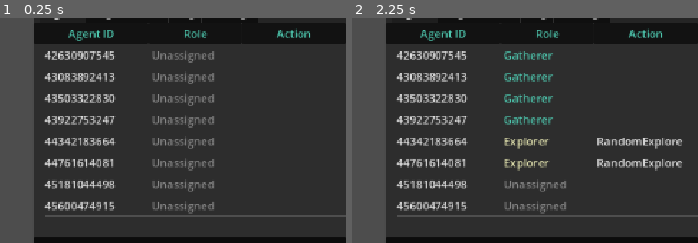
Above: before the commit, frames 1-2 (left to right).
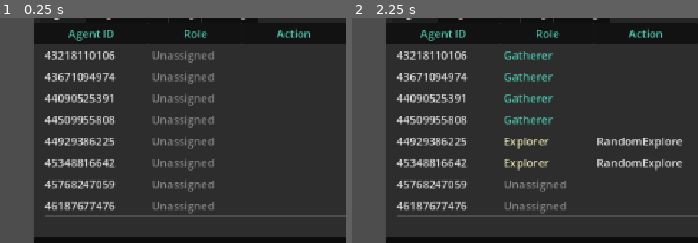
Above: after the commit, the same moments.

Repository: DoctorTangerina/colony-sim
Game: Godot game, scene res://Main.tscn
Two runs of this game, one before a commit and one after it. Both use one fixed random seed, a clock stepped at 60 frames per second and the inputs below.
Inputs:
- Up to frame 1 (0.25 s): no input
- Up to frame 2 (2.25 s): tap Enter at 0.5, 2 s; tap Space at 1.25 s
The pictures show only the part of the screen within x 50-100%, y 4-54%; the shares and areas given below are measured in that part.

The runs differ from the first frame. In frame 1, 2.6% of the frame differs, in the area x 14-34%, y 14-86%; in frame 2, 2.6%.

Commit message:
feat: harden role-config and WorldState-key semantics (Ticket 1)
Closes the empty-allowedGoals landmine: an empty list now means "no
role-specific extras beyond Universal Capabilities" instead of
accidentally falling back to unrestricted, and deletes the hardcoded
Unassigned name-check in goal_selector.gd it was masking. WorldState's
satisfies()/merge()/set_field() now push_error on any precondition or
effect key outside the documented schema instead of silently no-oping.
Adds the (currently empty) Universal Capability registration point for
later tickets to populate.

Co-Authored-By: Claude Sonnet 5 <noreply@anthropic.com>

Diff:
--- a/agents/WorldState.gd
+++ b/agents/WorldState.gd
@@ -3,8 +3,9 @@
 
 ## World-state schema. This is the full set of flags a goal/action
 ## precondition or effect (configs/goals, configs/actions) may reference -
-## satisfies() and merge() silently ignore any key not listed here, so an
-## undocumented flag in a config file is a silent no-op, not an error.
+## satisfies(), merge(), and set_field() fail loudly (push_error) on any key
+## not listed here, so an undocumented flag in a config file breaks
+## immediately in testing instead of manifesting as a silent no-op.
 ##
 ## - at_nest (bool): agent is within nest interaction range.
 ## - has_food (bool): agent's held item is "Food".
@@ -68,7 +69,10 @@
 
 func satisfies(preconditions: Dictionary) -> bool:
 	for key in preconditions:
-		if key not in get_field_keys() or get_field(key) != preconditions[key]:
+		if key not in get_field_keys():
+			_fail_unrecognized_key(key)
+			return false
+		if get_field(key) != preconditions[key]:
 			return false
 	return true
 
@@ -76,9 +80,21 @@
 func merge(effects: Dictionary) -> WorldState:
 	var new_state := clone()
 	for key in effects:
-		if key in new_state.get_field_keys():
-			new_state.set_field(key, effects[key])
+		if key not in new_state.get_field_keys():
+			_fail_unrecognized_key(key)
+			continue
+		new_state.set_field(key, effects[key])
 	return new_state
+
+
+## A precondition/effect key outside get_field_keys()'s schema is a config
+## bug (a typo, or a field a later ticket forgot to add here) - loud so it
+## breaks in testing instead of surfacing as a mysteriously-permanent Action
+## Failure (see docs/adr/0008). push_error only, no assert(): assert() halts
+## the process waiting for a debugger even headless, with no attached
+## debugger to resume it - a hang, not a fail-fast, in a CI/test context.
+func _fail_unrecognized_key(key: String) -> void:
+	push_error("WorldState: unrecognized key '%s' - not in the documented schema (get_field_keys())" % key)
 
 
 # Resource.duplicate() only copies properties with PROPERTY_USAGE_STORAGE;
@@ -142,3 +158,4 @@
 		"known_food_position": known_food_position = value
 		"known_wood_position": known_wood_position = value
 		"has_unreported_discovery": has_unreported_discovery = value
+		_: _fail_unrecognized_key(key)
--- a/agents/goal_selector.gd
+++ b/agents/goal_selector.gd
@@ -48,18 +48,15 @@
 
 	var result: Array[Dictionary] = []
 	for goal in _goals:
-		if not allowed_goals.is_empty():
-			if not goal["name"] in allowed_goals:
-				continue
-		elif _role_component and _role_component.has_method("get_role_name"):
-			if _role_component.get_role_name() == "Unassigned":
-				continue
+		var goal_name: String = goal["name"]
+		if not UniversalCapabilities.is_universal_goal(goal_name) and not goal_name in allowed_goals:
+			continue
 		var preconds: Dictionary = goal.get("preconditions", {})
 		if GoapUtils.state_satisfies(world_state, preconds):
 			var allowed_actions: Array = []
 			if _role_component and _role_component.has_method("get_allowed_actions"):
 				allowed_actions = _role_component.get_allowed_actions()
-			var plan = _planner.create_plan(goal["name"], world_state, allowed_actions)
+			var plan = _planner.create_plan(goal_name, world_state, allowed_actions)
 			if not plan.is_empty():
 				result.append(goal)
 	return result
--- /dev/null
+++ b/agents/planner/universal_capabilities.gd
@@ -0,0 +1,17 @@
+class_name UniversalCapabilities
+extends Node
+
+## Registration point for goals/actions available to every role automatically,
+## bypassing allowedGoals/allowedActions entirely (CONTEXT.md: Universal
+## Capability; ADR 8). Empty until a later ticket registers GoTo, Idle, and
+## ReportDiscovery here - nothing is universal yet.
+const GOALS: Array = []
+const ACTIONS: Array = []
+
+
+static func is_universal_goal(goal_name: String) -> bool:
+	return goal_name in GOALS
+
+
+static func is_universal_action(action_name: String) -> bool:
+	return action_name in ACTIONS
--- a/tests/test_goap_t1.gd
+++ b/tests/test_goap_t1.gd
@@ -183,9 +183,6 @@
 
 func _make_role_component(allowed_goals: Array, allowed_actions: Array, priority_modifiers: Dictionary) -> Node:
 	var rc := Node.new()
-	rc.set("allowed_goals", allowed_goals)
-	rc.set("allowed_actions", allowed_actions)
-	rc.set("priority_modifiers", priority_modifiers)
 
 	var script := GDScript.new()
 	script.source_code = """extends Node
@@ -205,5 +202,15 @@
 """
 	script.reload()
 	rc.set_script(script)
+
+	# Must run after set_script(): Object.set() on a plain Node with no
+	# matching property (script not attached yet) is a silent no-op, not a
+	# deferred assignment - these would otherwise be dropped and every
+	# stub role component would report empty allowed_goals/allowed_actions
+	# regardless of what's passed in here.
+	rc.set("allowed_goals", allowed_goals)
+	rc.set("allowed_actions", allowed_actions)
+	rc.set("priority_modifiers", priority_modifiers)
+
 	add_child(rc)
 	return rc
--- /dev/null
+++ b/tests/test_goap_t23_role_config_worldstate_hardening.gd
@@ -0,0 +1,166 @@
+extends Node
+
+var planner = null
+var goal_selector = null
+var tests_passed: int = 0
+var tests_failed: int = 0
+
+var WorldState = preload("res://agents/WorldState.gd")
+
+
+func _ready() -> void:
+	var PlannerScript = preload("res://agents/planner/goap_planner.gd")
+	var GoalSelectorScript = preload("res://agents/goal_selector.gd")
+
+	planner = PlannerScript.new()
+	planner.name = "GOAPPlanner"
+	add_child(planner)
+
+	goal_selector = GoalSelectorScript.new()
+	goal_selector.name = "GOAPGoalSelector"
+	add_child(goal_selector)
+	goal_selector.initialize(planner)
+
+	print("=== GOAP T23 Test Harness (Role-Config and WorldState Hardening) ===")
+	print("")
+
+	_test_empty_allowed_lists_select_no_goal()
+	_test_non_empty_allowed_goals_unaffected()
+	_test_satisfies_rejects_unrecognized_key()
+	_test_merge_drops_unrecognized_key_but_keeps_known_ones()
+	_test_set_field_rejects_unrecognized_key()
+	_test_stub_goal_with_unrecognized_key_never_yields_a_plan()
+
+	print("")
+	print("=== Results: %d passed, %d failed ===" % [tests_passed, tests_failed])
+	get_tree().quit(0 if tests_failed == 0 else 1)
+
+
+func _assert(condition: bool, test_name: String) -> void:
+	if condition:
+		tests_passed += 1
+		print("  PASS: %s" % test_name)
+	else:
+		tests_failed += 1
+		print("  FAIL: %s" % test_name)
+
+
+## Unassigned-shaped role: allowedGoals=[] and allowedActions=[]. Before this
+## ticket, an empty list fell back to "unrestricted" (guarded only by a
+## hardcoded role-name check) - now empty means nothing beyond the (currently
+## empty) Universal Capability set, with no name-based special case at all.
+func _test_empty_allowed_lists_select_no_goal() -> void:
+	print("[Test] Empty allowedGoals/allowedActions selects no goal, for any role name")
+	var role_component := _make_role_component("NotUnassigned", [], [], {})
+	goal_selector.set_role_component(role_component)
+
+	# World state satisfies Eat, Rest, and DepositResource's preconditions -
+	# if the empty list were still treated as unrestricted, one of these
+	# would be selected.
+	var world := WorldState.build("Food", 20.0, 80.0, true, false, false)
+	var goal = goal_selector.select_goal(world)
+	_assert(goal.is_empty(), "select_goal() returns {} when allowedGoals is empty (got: %s)" % [goal])
+
+	var available = goal_selector.get_available_goals(world)
+	_assert(available.is_empty(), "get_available_goals() returns [] when allowedGoals is empty (got: %s)" % [available])
+
+	goal_selector.set_role_component(null)
+
+
+## Confirms the fix didn't change behavior for a role with a real,
+## non-empty allowedGoals list - only goals in that list are ever selected.
+func _test_non_empty_allowed_goals_unaffected() -> void:
+	print("[Test] Non-empty allowedGoals still selects only listed goals")
+	var role_component := _make_role_component("Gatherer", ["Eat", "Rest"], ["Eat", "Rest"], {})
+	goal_selector.set_role_component(role_component)
+
+	# World state also satisfies DepositResource's preconditions, but
+	# DepositResource is not in allowed_goals - it must never be selected.
+	var world := WorldState.build("Food", 20.0, 80.0, true, false, false)
+	var goal = goal_selector.select_goal(world)
+	_assert(not goal.is_empty(), "select_goal() found a goal")
+	_assert(goal.get("name", "") == "Eat", "select_goal() picks the higher-desirability listed goal (Eat), never the unlisted DepositResource (got: %s)" % goal.get("name", "none"))
+
+	goal_selector.set_role_component(null)
+
+
+func _test_satisfies_rejects_unrecognized_key() -> void:
+	print("[Test] WorldState.satisfies() rejects an unrecognized key")
+	var state := WorldState.build("None", 100.0, 0.0, false, false, false)
+	var result: bool = state.satisfies({"totally_bogus_key": true})
+	_assert(result == false, "satisfies() returns false for a key outside get_field_keys()")
+
+
+func _test_merge_drops_unrecognized_key_but_keeps_known_ones() -> void:
+	print("[Test] WorldState.merge() drops an unrecognized key but still applies known keys in the same effect dict")
+	var state := WorldState.build("None", 100.0, 0.0, false, false, false)
+	var merged: WorldState = state.merge({"has_food": true, "totally_bogus_key": true})
+	_assert(merged.has_food == true, "merge() still applies the recognized has_food key despite a bogus key in the same dict")
+	_assert(merged.has_wood == false, "merge() leaves untouched known fields alone")
+
+
+func _test_set_field_rejects_unrecognized_key() -> void:
+	print("[Test] WorldState.set_field() rejects an unrecognized key without crashing")
+	var state := WorldState.new()
+	state.set_field("totally_bogus_key", true)
+	_assert(true, "set_field() with an unrecognized key returns without raising")
+
+
+## Uses the established GOAPPlanner.set_goals()/set_actions() test seam to
+## inject a stub goal whose effect references a key outside WorldState's
+## schema - proves the planner can never produce a plan through it (the key
+## is silently unsatisfiable, and now also loudly logged via WorldState).
+func _test_stub_goal_with_unrecognized_key_never_yields_a_plan() -> void:
+	print("[Test] A stub goal/action with a deliberately-unrecognized key never yields a plan")
+	var stub_planner = preload("res://agents/planner/goap_planner.gd").new()
+	add_child(stub_planner)
+
+	stub_planner.set_actions([
+		{"name": "StubAction", "cost": 1.0, "preconditions": {}, "effects": {"nonexistent_field": true}}
+	])
+	stub_planner.set_goals([
+		{"name": "StubGoal", "preconditions": {}, "effects": {"nonexistent_field": true}}
+	])
+
+	var world := WorldState.build("None", 100.0, 0.0, false, false, false)
+	var plan = stub_planner.create_plan("StubGoal", world)
+	_assert(plan.is_empty(), "create_plan() finds no plan for a goal whose effect key is outside WorldState's schema")
+
+	stub_planner.queue_free()
+
+
+func _make_role_component(role_name: String, allowed_goals: Array, allowed_actions: Array, priority_modifiers: Dictionary) -> Node:
+	var rc := Node.new()
+
+	var script := GDScript.new()
+	script.source_code = """extends Node
+
+var role_name: String = ""
+var allowed_goals: Array = []
+var allowed_actions: Array = []
+var priority_modifiers: Dictionary = {}
+
+func get_role_name() -> String:
+	return role_name
+
+func get_allowed_goals() -> Array:
+	return allowed_goals
+
+func get_allowed_actions() -> Array:
+	return allowed_actions
+
+func get_priority_modifier(goal_name: String) -> float:
+	return priority_modifiers.get(goal_name, 1.0)
+"""
+	script.reload()
+	rc.set_script(script)
+
+	# Must run after set_script(): Object.set() on a plain Node with no
+	# matching property (script not attached yet) is a silent no-op.
+	rc.set("role_name", role_name)
+	rc.set("allowed_goals", allowed_goals)
+	rc.set("allowed_actions", allowed_actions)
+	rc.set("priority_modifiers", priority_modifiers)
+
+	add_child(rc)
+	return rc
--- /dev/null
+++ b/tests/test_goap_t23_role_config_worldstate_hardening.tscn
@@ -0,0 +1,6 @@
+[gd_scene load_steps=2 format=3]
+
+[ext_resource type="Script" path="res://tests/test_goap_t23_role_config_worldstate_hardening.gd" id="1"]
+
+[node name="TestGoapT23" type="Node"]
+script = ExtResource("1")
Not shown, added: agents/planner/universal_capabilities.gd.uid
Not shown, added: tests/test_goap_t23_role_config_worldstate_hardening.gd.uid
